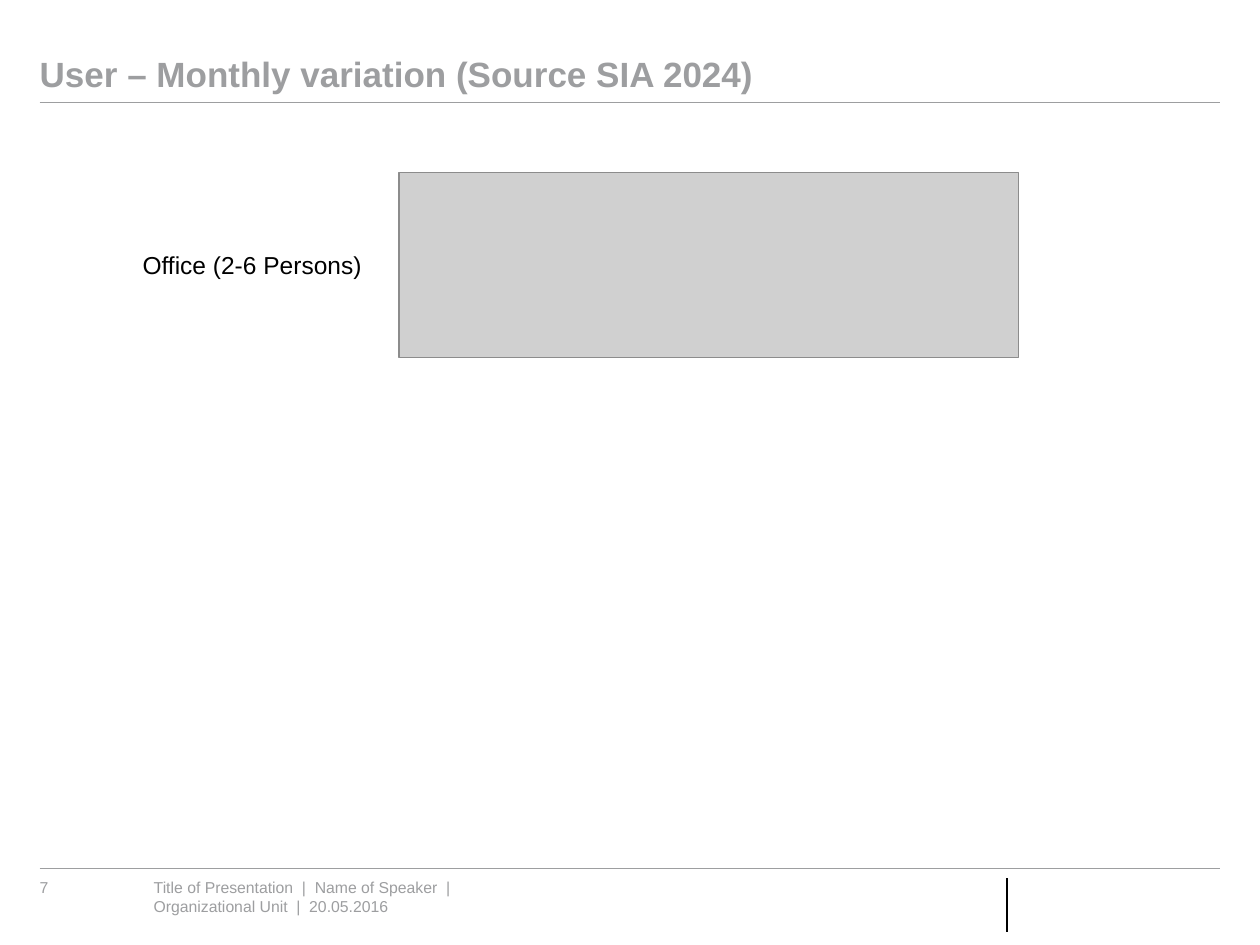
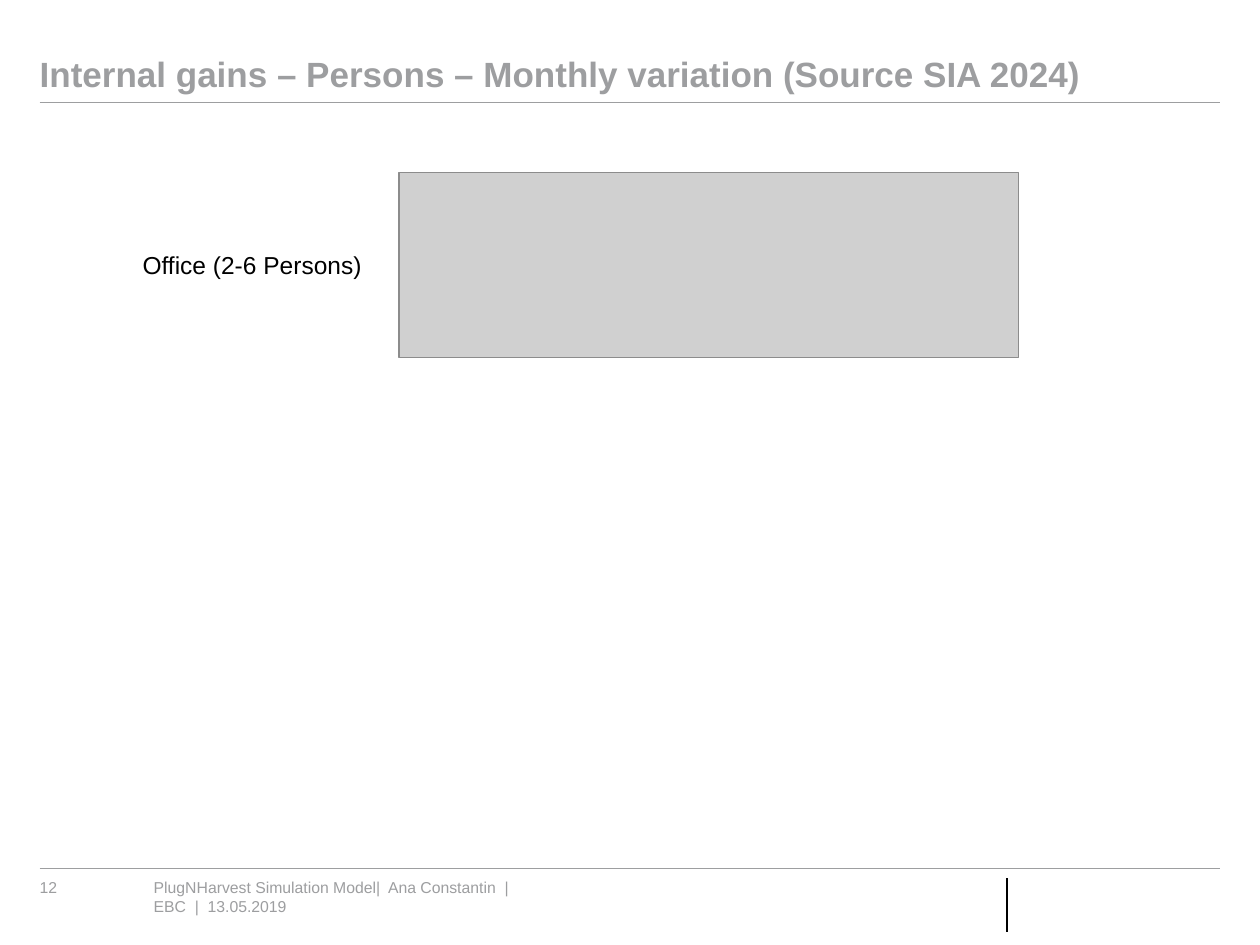
Before and after one commit to RWTH-EBC/AixLib, a slide deck: slide 12 of AixLib/Resources/PlugNHarvest/Presentation PlugNHarvest Model.pptx (slide 7 before the commit). Drawn at 1260x945 pixels with LibreOffice and Linux fonts; fonts in the diff are those of the drawing; grey boxes stand for pictures; background and template pictures are left out. Boxes give left, top, right and bottom in pixels: in the first picture for what was removed or moved away, otherwise in the second. Text is boxed around its words. In the diff, an @@ line names an element or a change of style, - is before the commit and + after.

Commit message:
Newest version of the Presentation PlugNHarvest Model.pptx

```diff
--- a/AixLib/Resources/PlugNHarvest/Presentation PlugNHarvest Model.pptx
+++ b/AixLib/Resources/PlugNHarvest/Presentation PlugNHarvest Model.pptx
@@ title at [40,62,1080,93]: text changed @@
-User – Monthly variation (Source SIA 2024)
+Internal gains – Persons – Monthly variation (Source SIA 2024)
@@ page number at [40,882,58,893]: text changed @@
-7
+12
@@ text at [154,881,495,912]: text changed @@
-Title of Presentation | Name of Speaker | Organizational Unit | 20.05.2016
+PlugNHarvest Simulation Model| Ana Constantin | EBC | 13.05.2019
```
Also in this commit, not shown: 16 other slides changed, 5 slides added, 1 slide removed.
